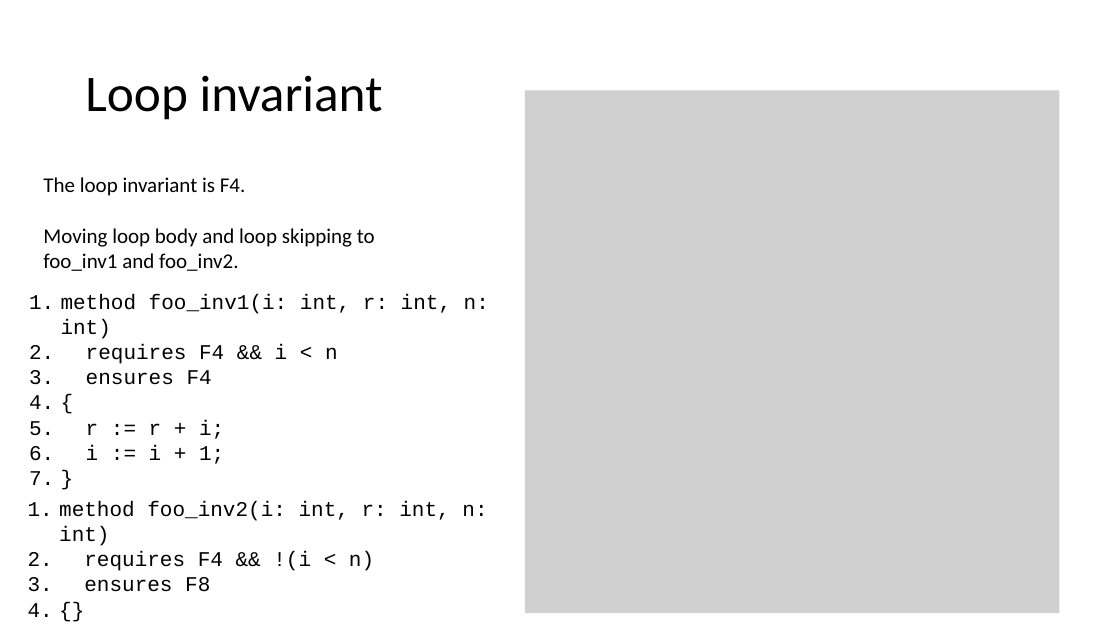
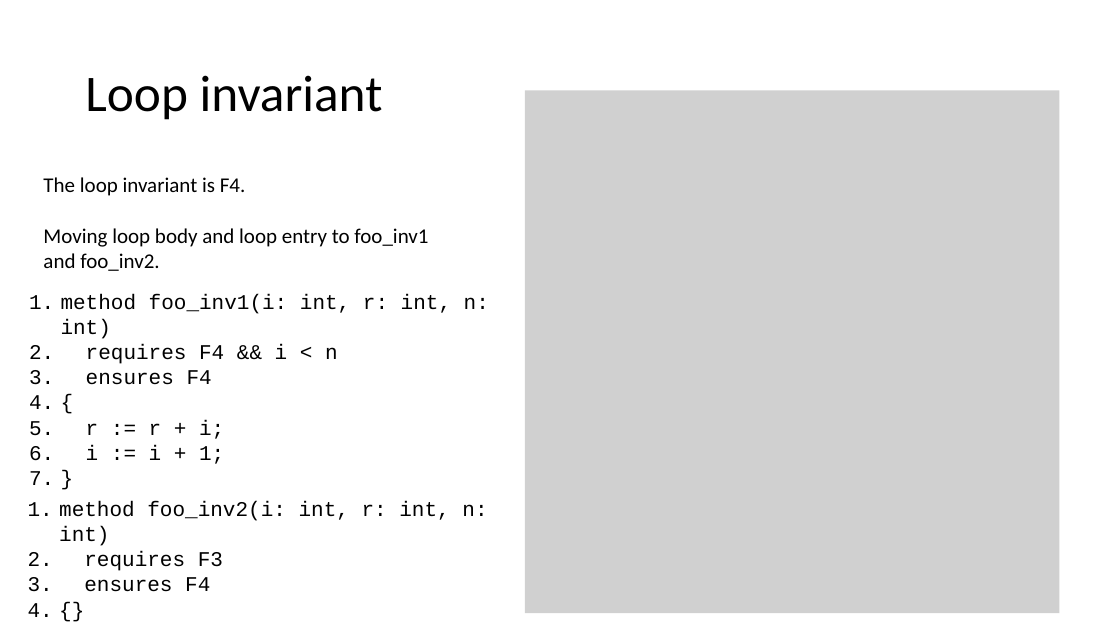
Before and after one commit to piyus/piyus.github.io, a slide deck: slide 17 of DP/slides/Lecture-26.pptx. Drawn at 1120x630 pixels with LibreOffice and Linux fonts; fonts in the diff are those of the drawing; grey boxes stand for pictures. Boxes give left, top, right and bottom in pixels: in the first picture for what was removed or moved away, otherwise in the second. Text is boxed around its words. In the diff, an @@ line names an element or a change of style, - is before the commit and + after.

Commit message:
minor edit

```diff
--- a/DP/slides/Lecture-26.pptx
+++ b/DP/slides/Lecture-26.pptx
@@ text at [43,228,428,271]: text changed @@
-Moving loop body and loop skipping to foo_inv1 and foo_inv2.
+Moving loop body and loop entry to foo_inv1 and foo_inv2.
@@ text at [84,551,223,592]: text changed @@
-2. requires F4 && !(i < n)
-3. ensures F8
+2. requires F3
+3. ensures F4
```
